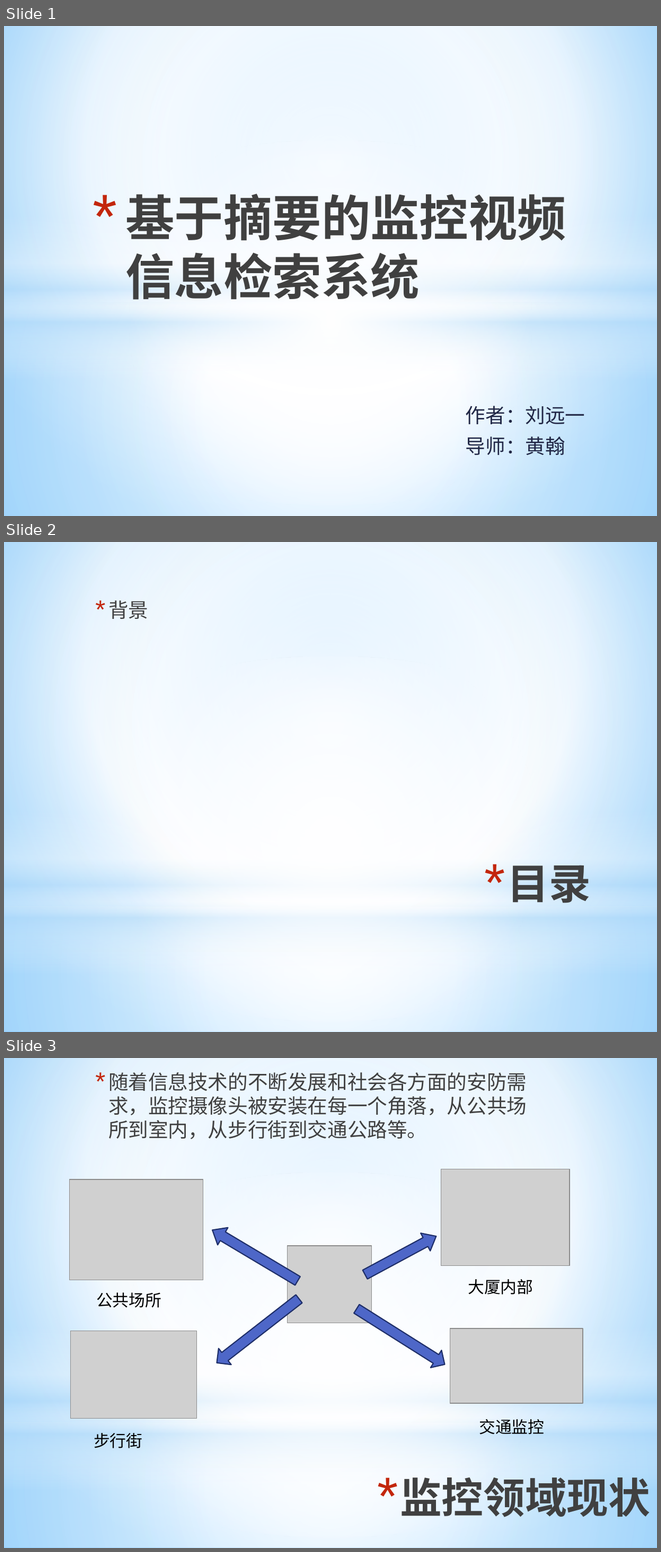
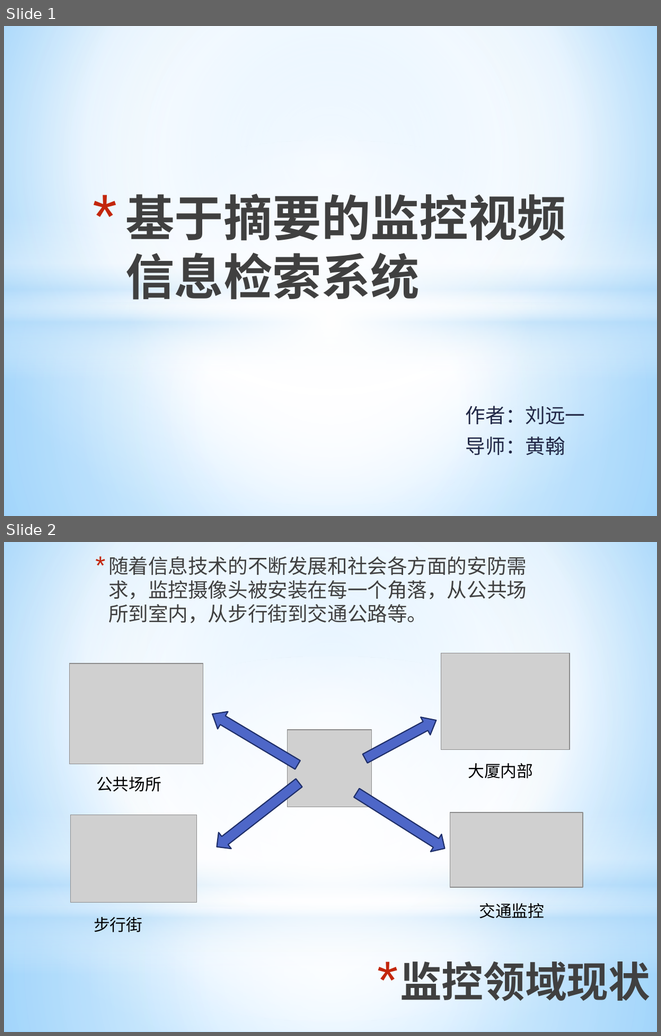
Before and after one commit to ronnyMakhuddin/motion-detect-tiqu, a slide deck: 研究生毕业设计/文档管理/预答辩/毕业设计预答辩.pptx. Shown one above the other, each under a label of ours: slides 1, 2 and 3 before the commit, slides 1 and 2 after it. The pictures are 661x1552 and 661x1036 pixels, drawn with LibreOffice and Linux fonts; fonts in the diff are those of the drawing; grey boxes stand for pictures. Boxes give left, top, right and bottom in pixels: in the first picture for what was removed or moved away, otherwise in the second. Text is boxed around its words. In the diff, an @@ line names an element or a change of style, - is before the commit and + after.

```diff
--- a/研究生毕业设计/文档管理/预答辩/毕业设计预答辩.pptx
+++ b/研究生毕业设计/文档管理/预答辩/毕业设计预答辩.pptx
@@ slide 2 removed at (x1=4, y1=542, x2=657, y2=1032), background gradient #9ED5FF to #FFFFFF to #5BB9FF; not listed: 4 template elements that a slide beside it also shows @@
@@ text removed at (x1=108, y1=600, x2=148, y2=619) @@
-* 背景
@@ title removed at (x1=507, y1=865, x2=590, y2=903) @@
-* 目录
@@ what was slide 3 is now slide 2 @@
```
Also in this commit, not shown: 1 slide changed, 1 other slide removed.
